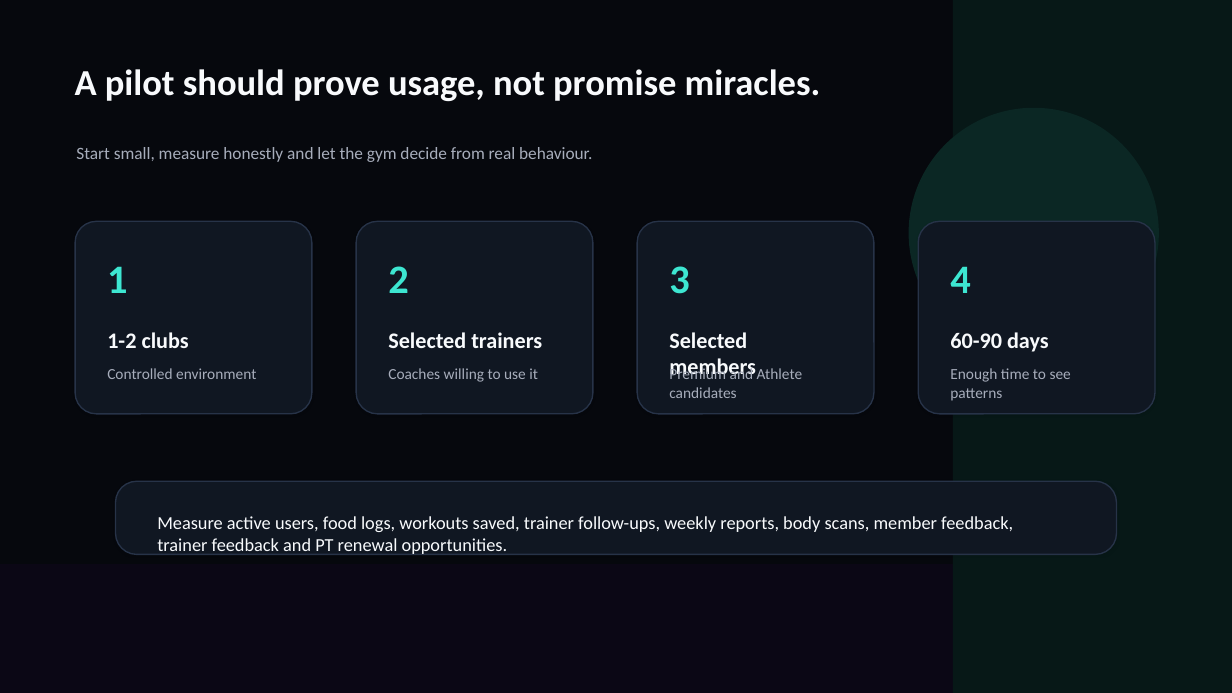
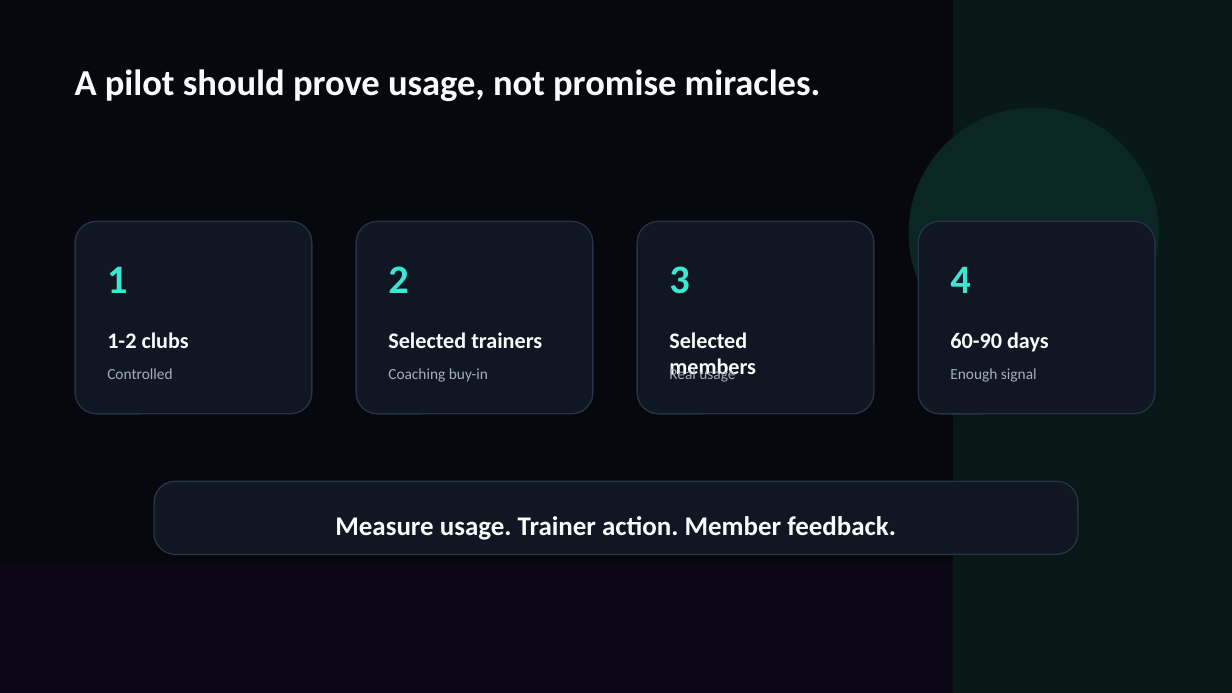
Before and after one commit to mdfarizanwar369/ascend, a slide deck: slide 16 of outputs/Ascend_Gym_Owner_Product_Deck_With_Screenshots_2026.pptx (slide 17 before the commit). Drawn at 1232x693 pixels with LibreOffice and Linux fonts; fonts in the diff are those of the drawing. Boxes give left, top, right and bottom in pixels: in the first picture for what was removed or moved away, otherwise in the second. Text is boxed around its words. In the diff, an @@ line names an element or a change of style, - is before the commit and + after.

Commit message:
Polish Ascend deck into premium outcome-led keynote

```diff
--- a/outputs/Ascend_Gym_Owner_Product_Deck_With_Screenshots_2026.pptx
+++ b/outputs/Ascend_Gym_Owner_Product_Deck_With_Screenshots_2026.pptx
@@ text removed at <box>76,147,592,162</box> @@
-Start small, measure honestly and let the gym decide from real behaviour.
@@ text at <box>107,368,172,379</box>: text changed @@
-Controlled environment
+Controlled
@@ text at <box>388,368,488,382</box>: text changed @@
-Coaches willing to use it
+Coaching buy-in
@@ text at <box>669,366,735,382</box>: text changed @@
-Premium and Athlete candidates
+Real usage
@@ text at <box>950,368,1037,382</box>: text changed @@
-Enough time to see patterns
+Enough signal
@@ rounded rectangle: place and size @@
-rounded rectangle at <box>116,482,1116,555</box>
+rounded rectangle at <box>154,482,1079,555</box>
@@ text at <box>335,516,896,540</box>: text changed; size 14.2 to 21 pt; bold on @@
-Measure active users, food logs, workouts saved, trainer follow-ups, weekly reports, body scans, member feedback, trainer feedback and PT renewal opportunities.
+Measure usage. Trainer action. Member feedback.
```
Also in this commit, not shown: 5 other slides changed, 2 slides added, 3 slides removed, 20 other files.
